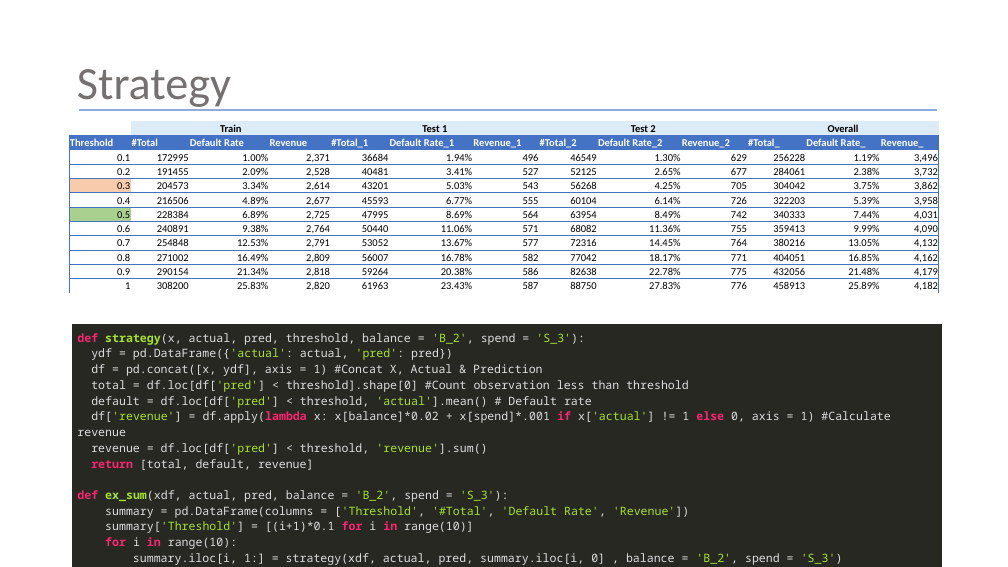
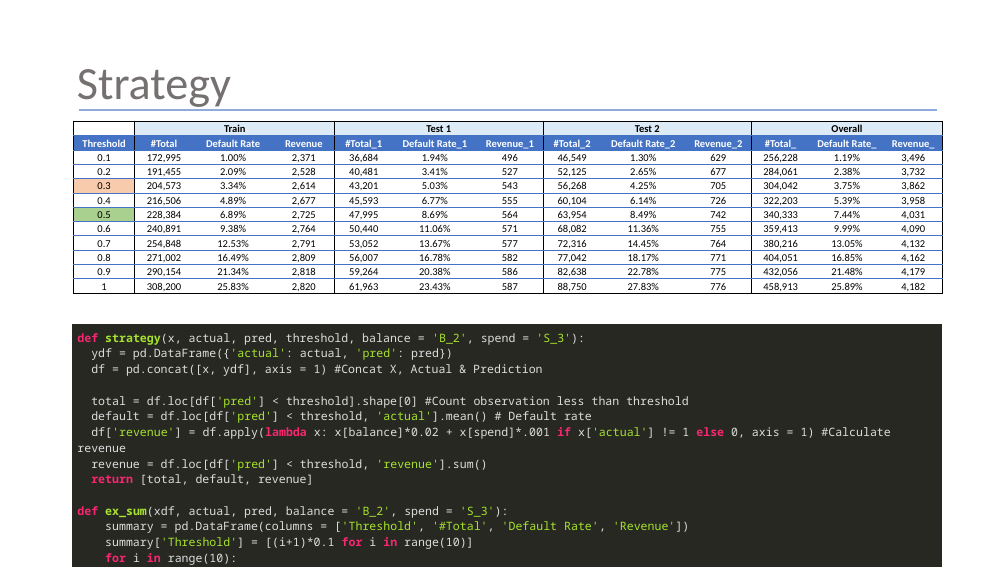
Before and after one commit to Shritej24c/Credit-Default-Pred, a slide deck: slide 18 of Credit Default Risk.pptx. Drawn at 1008x567 pixels with LibreOffice and Linux fonts; fonts in the diff are those of the drawing. Boxes give left, top, right and bottom in pixels: in the first picture for what was removed or moved away, otherwise in the second. Text is boxed around its words. In the diff, an @@ line names an element or a change of style, - is before the commit and + after.

Commit message:
Presentation updated

```diff
--- a/Credit Default Risk.pptx
+++ b/Credit Default Risk.pptx
@@ table at [73, 121, 944, 521] @@
-row 3: 0.1 | 172995 | 1.00% | 2,371 | 36684 | 1.94% | 496 | 46549 | 1.30% | 629 | 256228 | 1.19% | 3,496
+row 3: 0.1 | 172,995 | 1.00% | 2,371 | 36,684 | 1.94% | 496 | 46,549 | 1.30% | 629 | 256,228 | 1.19% | 3,496
-row 4: 0.2 | 191455 | 2.09% | 2,528 | 40481 | 3.41% | 527 | 52125 | 2.65% | 677 | 284061 | 2.38% | 3,732
+row 4: 0.2 | 191,455 | 2.09% | 2,528 | 40,481 | 3.41% | 527 | 52,125 | 2.65% | 677 | 284,061 | 2.38% | 3,732
-row 5: 0.3 | 204573 | 3.34% | 2,614 | 43201 | 5.03% | 543 | 56268 | 4.25% | 705 | 304042 | 3.75% | 3,862
+row 5: 0.3 | 204,573 | 3.34% | 2,614 | 43,201 | 5.03% | 543 | 56,268 | 4.25% | 705 | 304,042 | 3.75% | 3,862
-row 6: 0.4 | 216506 | 4.89% | 2,677 | 45593 | 6.77% | 555 | 60104 | 6.14% | 726 | 322203 | 5.39% | 3,958
+row 6: 0.4 | 216,506 | 4.89% | 2,677 | 45,593 | 6.77% | 555 | 60,104 | 6.14% | 726 | 322,203 | 5.39% | 3,958
-row 7: 0.5 | 228384 | 6.89% | 2,725 | 47995 | 8.69% | 564 | 63954 | 8.49% | 742 | 340333 | 7.44% | 4,031
+row 7: 0.5 | 228,384 | 6.89% | 2,725 | 47,995 | 8.69% | 564 | 63,954 | 8.49% | 742 | 340,333 | 7.44% | 4,031
-row 8: 0.6 | 240891 | 9.38% | 2,764 | 50440 | 11.06% | 571 | 68082 | 11.36% | 755 | 359413 | 9.99% | 4,090
+row 8: 0.6 | 240,891 | 9.38% | 2,764 | 50,440 | 11.06% | 571 | 68,082 | 11.36% | 755 | 359,413 | 9.99% | 4,090
-row 9: 0.7 | 254848 | 12.53% | 2,791 | 53052 | 13.67% | 577 | 72316 | 14.45% | 764 | 380216 | 13.05% | 4,132
+row 9: 0.7 | 254,848 | 12.53% | 2,791 | 53,052 | 13.67% | 577 | 72,316 | 14.45% | 764 | 380,216 | 13.05% | 4,132
-row 10: 0.8 | 271002 | 16.49% | 2,809 | 56007 | 16.78% | 582 | 77042 | 18.17% | 771 | 404051 | 16.85% | 4,162
+row 10: 0.8 | 271,002 | 16.49% | 2,809 | 56,007 | 16.78% | 582 | 77,042 | 18.17% | 771 | 404,051 | 16.85% | 4,162
-row 11: 0.9 | 290154 | 21.34% | 2,818 | 59264 | 20.38% | 586 | 82638 | 22.78% | 775 | 432056 | 21.48% | 4,179
+row 11: 0.9 | 290,154 | 21.34% | 2,818 | 59,264 | 20.38% | 586 | 82,638 | 22.78% | 775 | 432,056 | 21.48% | 4,179
-row 12: 1 | 308200 | 25.83% | 2,820 | 61963 | 23.43% | 587 | 88750 | 27.83% | 776 | 458913 | 25.89% | 4,182
+row 12: 1 | 308,200 | 25.83% | 2,820 | 61,963 | 23.43% | 587 | 88,750 | 27.83% | 776 | 458,913 | 25.89% | 4,182
@@ alignment left to centre @@
@@ alignment right to centre @@
@@ borders changed @@
@@ table: place and size @@
-table at [70, 121, 940, 294]
+table at [73, 121, 944, 521]
@@ table at [72, 324, 941, 567] @@
-row 1, column 1: def strategy(x, actual, pred, threshold, balance = 'B_2', spend = 'S_3'): ydf = pd.DataFrame({'actual': actual, 'pred': pred}) df = pd.concat([x, ydf], axis = 1) #Concat X, Actual & Prediction total = df.loc[df['pred'] < threshold].shape[0] #Count observation less than threshold default = df.loc[df['pred'] < threshold, 'actual'].mean() # Default rate df['revenue'] = df.apply(lambda x: x[balance]*0.02 + x[spend]*.001 if x['actual'] != 1 else 0, axis = 1) #Calculate revenue revenue = df.loc[df['pred'] < threshold, 'revenue'].sum() return [total, default, revenue] def ex_sum(xdf, actual, pred, balance = 'B_2', spend = 'S_3'): summary = pd.DataFrame(columns = ['Threshold', '#Total', 'Default Rate', 'Revenue']) summary['Threshold'] = [(i+1)*0.1 for i in range(10)] for i in range(10): summary.iloc[i, 1:] = strategy(xdf, actual, pred, summary.iloc[i, 0] , balance = 'B_2', spend = 'S_3') return summary
+row 1, column 1: def strategy(x, actual, pred, threshold, balance = 'B_2', spend = 'S_3'): ydf = pd.DataFrame({'actual': actual, 'pred': pred}) df = pd.concat([x, ydf], axis = 1) #Concat X, Actual & Prediction / total = df.loc[df['pred'] < threshold].shape[0] #Count observation less than threshold default = df.loc[df['pred'] < threshold, 'actual'].mean() # Default rate df['revenue'] = df.apply(lambda x: x[balance]*0.02 + x[spend]*.001 if x['actual'] != 1 else 0, axis = 1) #Calculate revenue revenue = df.loc[df['pred'] < threshold, 'revenue'].sum() return [total, default, revenue] def ex_sum(xdf, actual, pred, balance = 'B_2', spend = 'S_3'): summary = pd.DataFrame(columns = ['Threshold', '#Total', 'Default Rate', 'Revenue']) summary['Threshold'] = [(i+1)*0.1 for i in range(10)] for i in range(10): summary.iloc[i, 1:] = strategy(xdf, actual, pred, summary.iloc[i, 0] , balance = 'B_2', spend = 'S_3') return summary
```
Also in this commit, not shown: 13 other slides changed.
